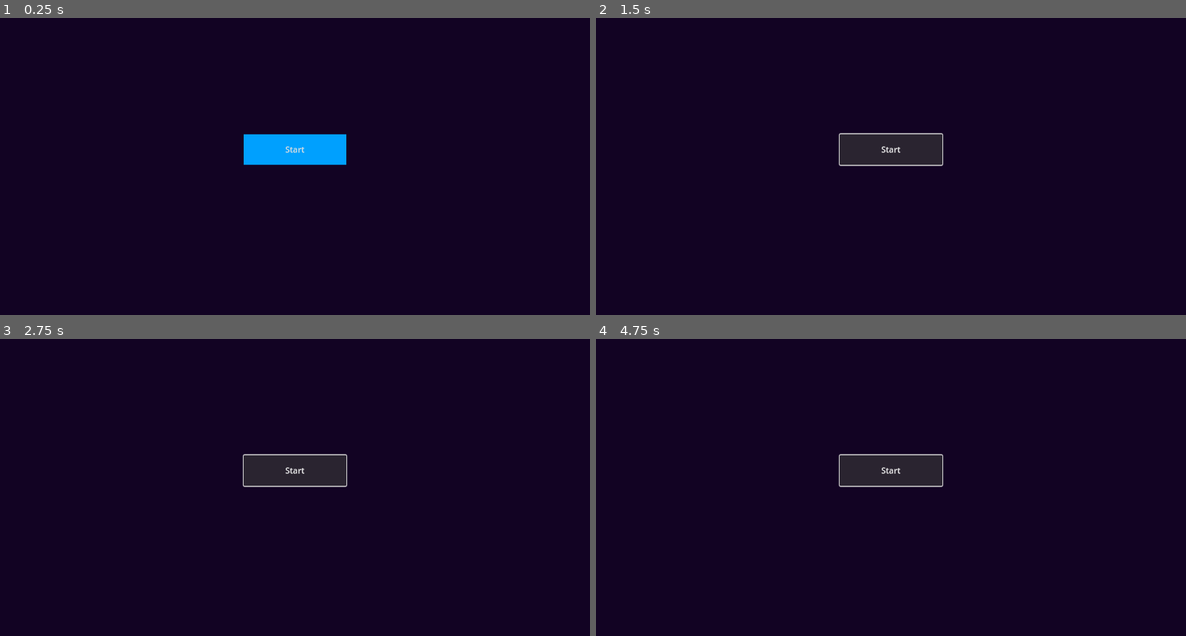
Above: before the commit, frames 1-4 (two rows, left to right).
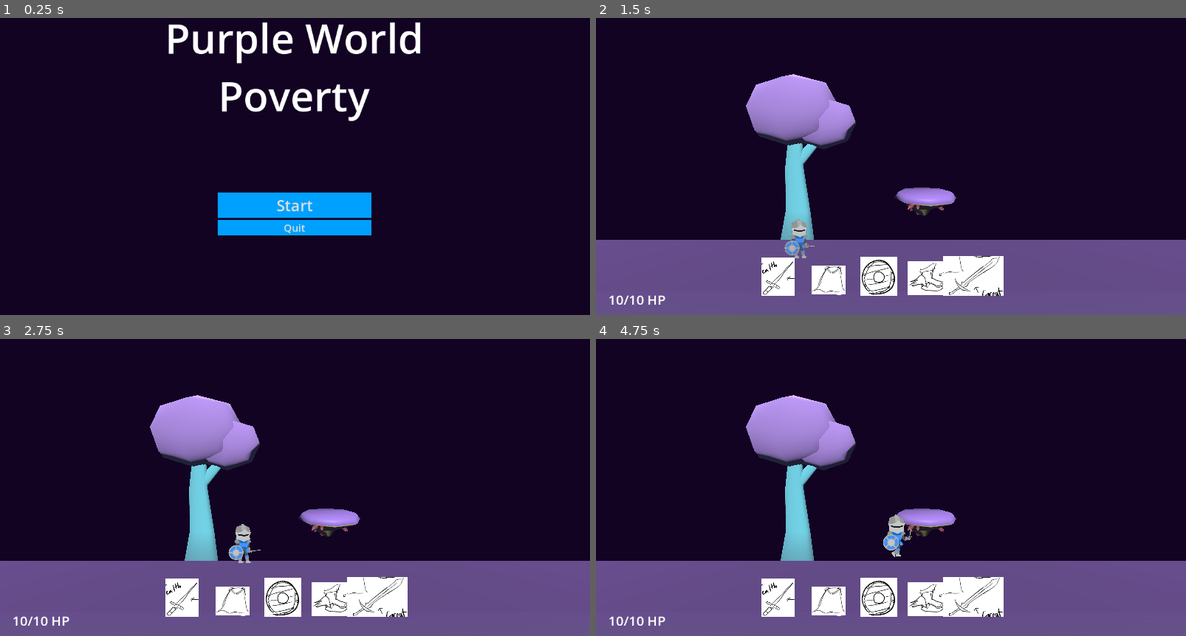
Above: after the commit, the same moments.

Repository: greatbrick0/SacrificeJam1
Game: Godot game, scene res://Scenes/main_menu.tscn
The game is run twice, just before and just after one commit, with the same random seed, the same clock (stepped at 60 frames per second) and the same inputs. This scene is started directly instead of the project's main scene.
Inputs (mouse positions are in pixels of both pictures, inside the frame that each line leads up to):
- Up to frame 1 (0.25 s): no input
- Up to frame 2 (1.5 s): click "Start" at 0.5 s; click (891, 148) at 1.25 s, where only the run before the commit has a clickable "Start"
- Up to frame 3 (2.75 s): tap Enter at 2 s; hold D (MoveRight) from 2.03 s (still down); hold E (Ability) from 2.03 s (still down); tap Space (Jump) at 2.27 s
- Up to frame 4 (4.75 s): release D (MoveRight) at 2.78 s; release E (Ability) at 2.78 s; hold S (MoveDown) 2.78-3.53 s; tap Q (Parry) at 2.85, 4.35 s; tap Space (Jump) at 3.02, 4.52 s; hold D (MoveRight) 3.53-4.28 s; hold E (Ability) 3.53-4.28 s; hold W (MoveUp) from 4.28 s (still down)

The runs differ from the first frame. In frame 1, 8.4% of the frame differs, in the area x 28-72%, y 1-74%; in frame 2, 33%; in frame 3, 33%; in frame 4, 33%, in the area x 0-100%, y 18-100%.

Commit message:
Main Menu Working

Diff:
--- a/Scenes/main_menu.tscn
+++ b/Scenes/main_menu.tscn
@@ -1,5 +1,6 @@
-[gd_scene load_steps=2 format=3 uid="uid://dhmqese2dv6mx"]
+[gd_scene load_steps=3 format=3 uid="uid://dhmqese2dv6mx"]
 
+[ext_resource type="Script" path="res://Scripts/menu.gd" id="1_gqk4i"]
 [ext_resource type="Theme" uid="uid://bv8rbbpyb8qig" path="res://Art/BaseTheme.tres" id="1_gtdg8"]
 
 [node name="MainMenu" type="CanvasLayer"]
@@ -11,19 +12,48 @@
 anchor_bottom = 1.0
 grow_horizontal = 2
 grow_vertical = 2
+script = ExtResource("1_gqk4i")
 
-[node name="StartButton" type="Button" parent="Control"]
-layout_mode = 1
-anchors_preset = 8
-anchor_left = 0.5
-anchor_top = 0.5
-anchor_right = 0.5
-anchor_bottom = 0.5
-offset_left = -100.0
-offset_top = -30.0
-offset_right = 100.0
-offset_bottom = 30.0
-grow_horizontal = 2
-grow_vertical = 2
+[node name="MarginContainer" type="MarginContainer" parent="Control"]
+layout_mode = 0
+offset_left = 425.0
+offset_top = 400.0
+offset_right = 725.0
+offset_bottom = 500.0
+
+[node name="VBoxContainer" type="VBoxContainer" parent="Control/MarginContainer"]
+layout_mode = 2
+size_flags_vertical = 4
+alignment = 1
+
+[node name="StartButton" type="Button" parent="Control/MarginContainer/VBoxContainer"]
+custom_minimum_size = Vector2(0, 50)
+layout_mode = 2
 theme = ExtResource("1_gtdg8")
+theme_override_font_sizes/font_size = 30
 text = "Start"
+
+[node name="QuitButton" type="Button" parent="Control/MarginContainer/VBoxContainer"]
+custom_minimum_size = Vector2(0, 30)
+layout_mode = 2
+theme = ExtResource("1_gtdg8")
+theme_override_font_sizes/font_size = 20
+text = "Quit"
+
+[node name="CenterContainer" type="CenterContainer" parent="Control"]
+layout_mode = 0
+offset_left = 275.0
+offset_top = 50.0
+offset_right = 875.0
+offset_bottom = 200.0
+
+[node name="Label" type="Label" parent="Control/CenterContainer"]
+layout_mode = 2
+theme_override_font_sizes/font_size = 80
+text = "Purple World
+Poverty"
+horizontal_alignment = 1
+
+[connection signal="pressed" from="Control/MarginContainer/VBoxContainer/StartButton" to="Control" method="_on_start_button_pressed"]
+[connection signal="pressed" from="Control/MarginContainer/VBoxContainer/QuitButton" to="Control" method="_on_quit_button_pressed"]
+[connection signal="pressed" from="Control/MarginContainer/VBoxContainer/QuitButton" to="Control" method="_on_start_button_pressed"]
--- /dev/null
+++ b/Scripts/menu.gd
@@ -0,0 +1,8 @@
+extends Control
+
+func _on_start_button_pressed():
+	get_tree().change_scene_to_file("res://Scenes/main_level.tscn")
+
+
+func _on_quit_button_pressed():
+	get_tree().quit()
